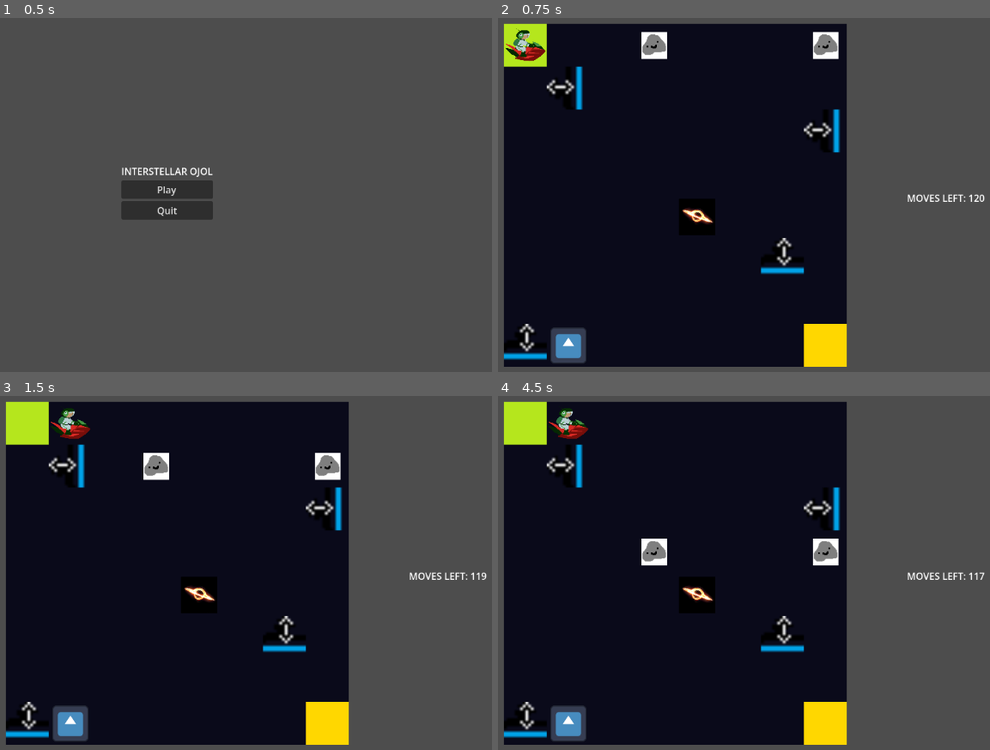
Above: before the commit, frames 1-4 (two rows, left to right).
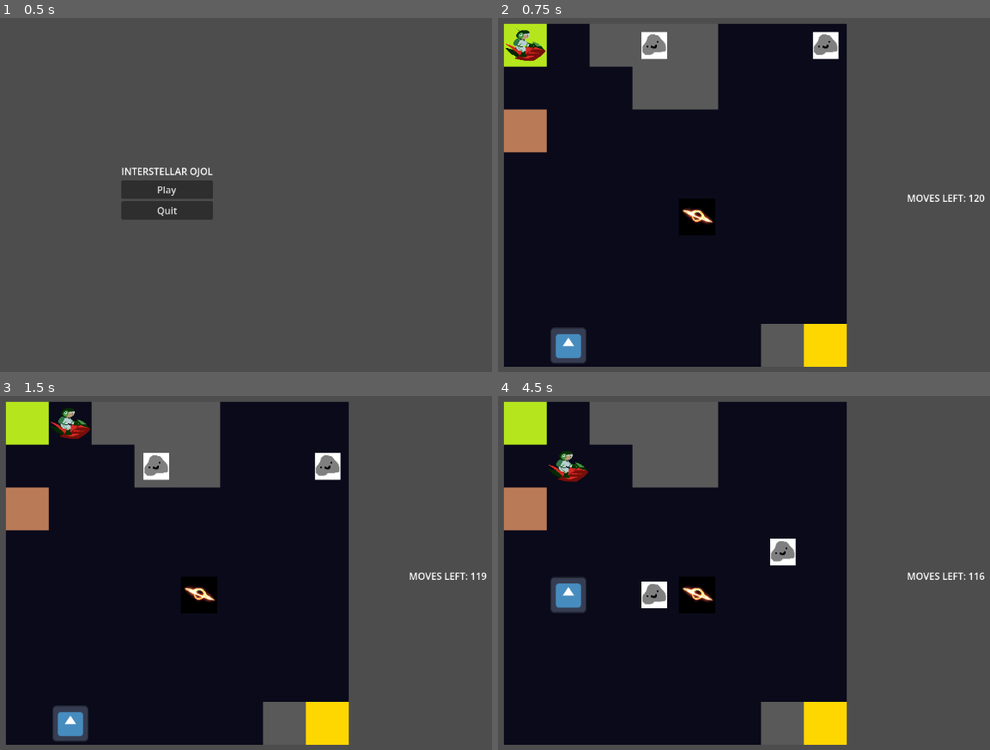
Above: after the commit, the same moments.

Repository: XilefEel/gameseed-2026
Game: Godot game, scene res://scenes/MainMenu.tscn
The game is run twice, just before and just after one commit, with the same random seed, the same clock (stepped at 60 frames per second) and the same inputs. The engine's default icon, where the game draws it, is replaced by a stand-in: a white triangle on a blue panel in a dark square.
Inputs:
- Up to frame 1 (0.5 s): no input
- Up to frame 2 (0.75 s): click "Play" at 0.5 s
- Up to frame 3 (1.5 s): tap Enter at 1.25 s; hold Right (ui_right) from 1.28 s (still down); hold Shift from 1.28 s (still down)
- Up to frame 4 (4.5 s): tap Space at 2, 3.5 s; release Right (ui_right) at 2.03 s; release Shift at 2.03 s; hold Down (ui_down) 2.03-2.78 s; tap Shift at 2.1, 3.6 s; tap Enter at 2.75, 4.25 s; hold Right (ui_right) 2.78-3.53 s; hold Shift 2.78-3.53 s; hold Up (ui_up) 3.53-4.28 s; hold Left (ui_left) from 4.28 s (still down); hold Shift from 4.28 s (still down)

Frame 1 is identical in both runs. In frame 2, 8.7% of the frame differs, in the area x 1-70%, y 1-99%; in frame 3, 8.7%; in frame 4, 13%, in the area x 1-99%, y 1-99%.

Commit message:
added basic level loading from json

Diff:
--- /dev/null
+++ b/levels/level_01.json
@@ -0,0 +1,139 @@
+{
+  "name": "level_01",
+  "grid_size": 8,
+  "moves": 15,
+  "start_cell": [
+    0,
+    0
+  ],
+  "end_cell": [
+    7,
+    7
+  ],
+  "debris": [
+    [
+      2,
+      0
+    ],
+    [
+      3,
+      0
+    ],
+    [
+      4,
+      0
+    ],
+    [
+      3,
+      1
+    ],
+    [
+      4,
+      1
+    ],
+    [
+      6,
+      7
+    ]
+  ],
+  "houses": [
+    [
+      0,
+      2
+    ]
+  ],
+  "asteroids": [
+    [
+      7,
+      4
+    ],
+    [
+      0,
+      7
+    ]
+  ],
+  "asteroid_paths": [
+    [
+      0,
+      4
+    ],
+    [
+      1,
+      4
+    ],
+    [
+      2,
+      4
+    ],
+    [
+      3,
+      4
+    ],
+    [
+      4,
+      4
+    ],
+    [
+      5,
+      4
+    ],
+    [
+      6,
+      4
+    ],
+    [
+      4,
+      6
+    ],
+    [
+      5,
+      6
+    ],
+    [
+      6,
+      6
+    ],
+    [
+      7,
+      6
+    ],
+    [
+      1,
+      7
+    ],
+    [
+      2,
+      7
+    ],
+    [
+      3,
+      7
+    ],
+    [
+      4,
+      7
+    ]
+  ],
+  "blackholes": [
+    [
+      2,
+      6
+    ]
+  ],
+  "pirates": [
+    [
+      7,
+      0
+    ]
+  ],
+  "portals": [
+    [
+      6,
+      1
+    ],
+    [
+      3,
+      3
+    ]
+  ]
+}
--- a/scripts/hazards/pirate.gd
+++ b/scripts/hazards/pirate.gd
@@ -38,13 +38,13 @@
 func setup_astar() -> void:
 	await grid.grid_ready
 
-	astar.region = Rect2i(0, 0, grid.GRID_SIZE, grid.GRID_SIZE)
+	astar.region = Rect2i(0, 0, grid.size, grid.size)
 	astar.cell_size = Vector2(1, 1)
 	astar.diagonal_mode = AStarGrid2D.DIAGONAL_MODE_NEVER
 	astar.update()
 
-	for x in range(grid.GRID_SIZE):
-		for y in range(grid.GRID_SIZE):
+	for x in range(grid.size):
+		for y in range(grid.size):
 			var c := Vector2i(x, y)
 			if  grid.is_debris(c) or grid.is_house(c) or grid.is_portal(c):
 				astar.set_point_solid(c)
--- /dev/null
+++ b/scripts/level_loader.gd
@@ -0,0 +1,28 @@
+class_name LevelLoader
+
+
+static func load_level(path: String, grid: Grid) -> void:
+	var file = FileAccess.open(path, FileAccess.READ)
+
+	if not file:
+		push_error("Failed to open level file: " + path)
+		return
+
+	var json = JSON.new()
+	json.parse(file.get_as_text())
+	var data = json.get_data()
+
+	grid.size = data["grid_size"]
+	grid.start_cell = Vector2i(data["start_cell"][0], data["start_cell"][1])
+	grid.end_cell = Vector2i(data["end_cell"][0], data["end_cell"][1])
+
+	grid.set_cell(grid.start_cell, 0, grid.START)
+	grid.set_cell(grid.end_cell, 0, grid.END)
+
+	for d in data["debris"]:
+		var cell = Vector2i(d[0], d[1])
+		grid.set_cell(cell, 0, grid.DEBRIS)
+
+	for h in data["houses"]:
+		var cell = Vector2i(h[0], h[1])
+		grid.set_cell(cell, 0, grid.HOUSE)
--- a/scripts/menu/grid.gd
+++ b/scripts/menu/grid.gd
@@ -2,8 +2,6 @@
 extends TileMapLayer
 
 signal grid_ready
-
-const GRID_SIZE := 8
 
 const EMPTY := Vector2i(0, 0)
 const START := Vector2i(1, 0)
@@ -16,19 +14,19 @@
 
 var start_cell := Vector2i(0, 0)
 var end_cell := Vector2i(7, 7)
+var size := 8
 
 var portals := {}
 
 
 func _ready() -> void:
-	set_cell(start_cell, 0, START)
-	set_cell(end_cell, 0, END)
+	LevelLoader.load_level("res://levels/level_01.json", self)
 
-	add_portal_pair(Vector2i(1, 1), Vector2i.RIGHT, Vector2i(6, 5), Vector2i.UP)
-	add_portal_pair(Vector2i(7, 2), Vector2i.RIGHT, Vector2i(0, 7), Vector2i.UP)
+	# add_portal_pair(Vector2i(1, 1), Vector2i.RIGHT, Vector2i(6, 5), Vector2i.UP)
+	# add_portal_pair(Vector2i(7, 2), Vector2i.RIGHT, Vector2i(0, 7), Vector2i.UP)
 
-	for cell in portals.keys():
-		set_cell(cell, 0, PORTAL_IN, get_portal_transform(portals[cell]["dir"]))
+	# for cell in portals.keys():
+	# 	set_cell(cell, 0, PORTAL_IN, get_portal_transform(portals[cell]["dir"]))
 
 	grid_ready.emit()
 
@@ -36,9 +34,9 @@
 func is_in_bounds(cell: Vector2i) -> bool:
 	return (
 		cell.x >= 0 and
-		cell.x < GRID_SIZE and
+		cell.x < size and
 		cell.y >= 0 and
-		cell.y < GRID_SIZE
+		cell.y < size
 	)
 
 
Not shown, added: scripts/level_loader.gd.uid
